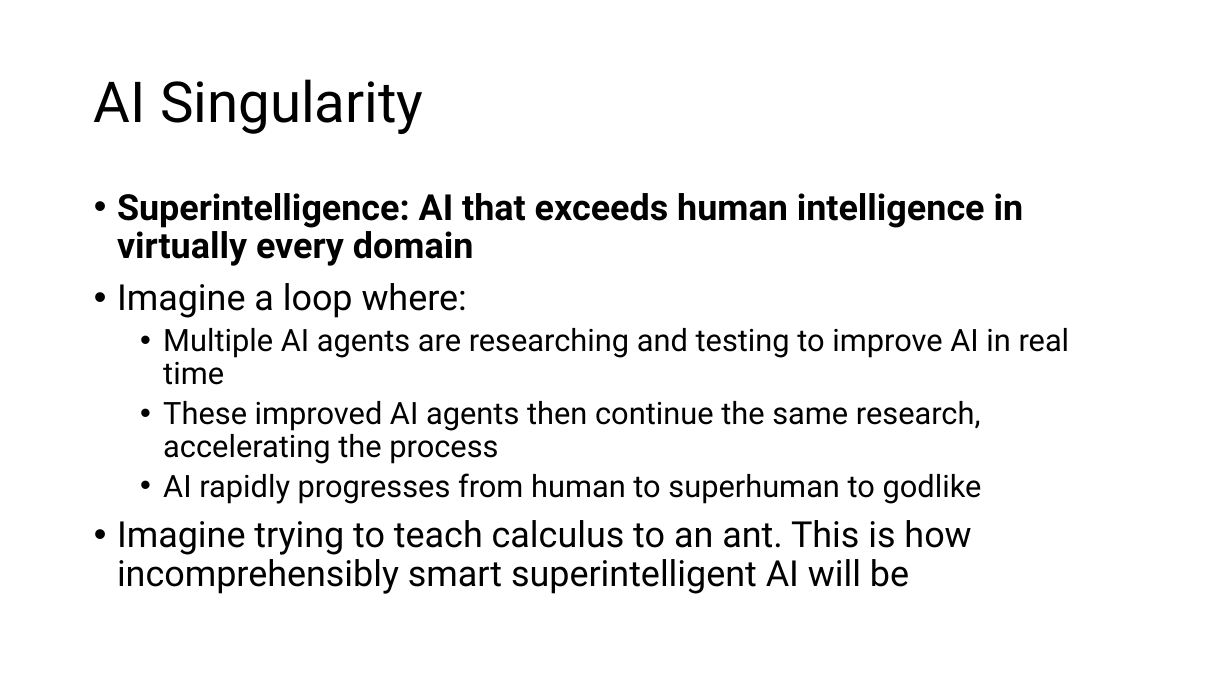
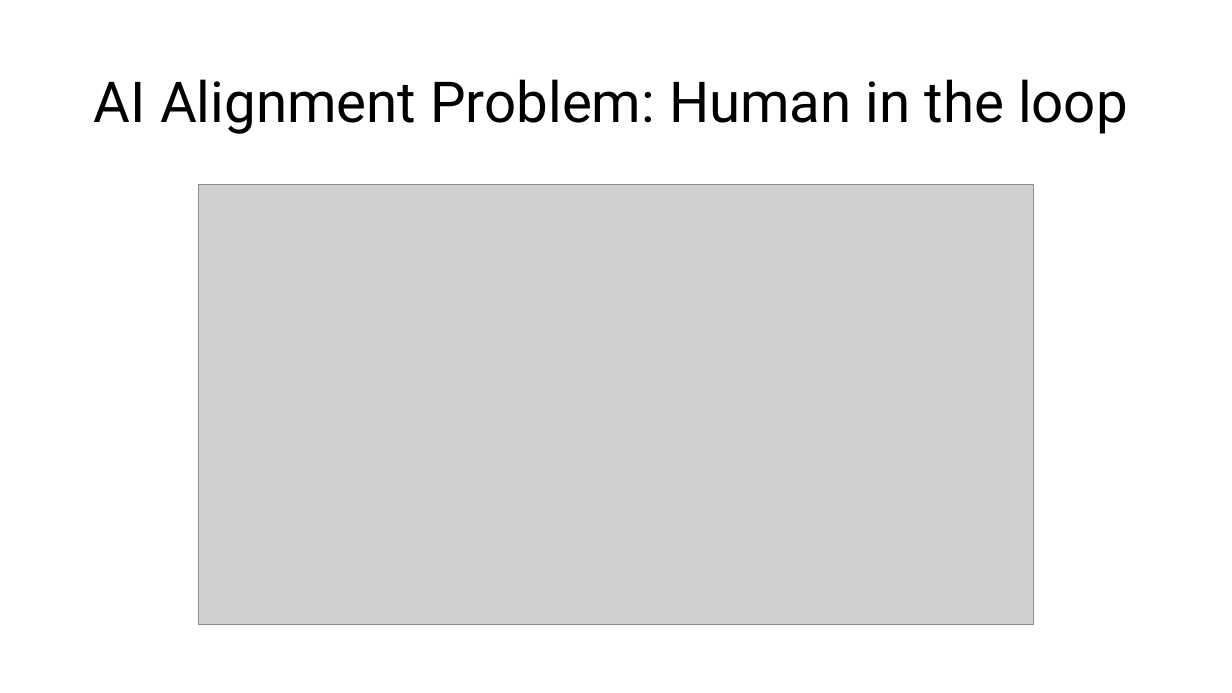
Before and after one commit to slostett/Intro_to_AI_in_Medicine_Course_Materials, a slide deck: slide 15 of Lecture Slides/Lec 15.pptx (slide 17 before the commit). Drawn at 1232x693 pixels with LibreOffice and Linux fonts; fonts in the diff are those of the drawing; grey boxes stand for pictures. Boxes give left, top, right and bottom in pixels: in the first picture for what was removed or moved away, otherwise in the second. Text is boxed around its words. In the diff, an @@ line names an element or a change of style, - is before the commit and + after.

```diff
--- a/Lecture Slides/Lec 15.pptx
+++ b/Lecture Slides/Lec 15.pptx
@@ title at [94, 79, 1128, 134]: text changed @@
-AI Singularity
+AI Alignment Problem: Human in the loop
@@ text removed at [117, 193, 1070, 594] @@
-• Superintelligence: AI that exceeds human intelligence in virtually every domain
-• Imagine a loop where:
-  • Multiple AI agents are researching and testing to improve AI in real time
-  • These improved AI agents then continue the same research, accelerating the process
-  • AI rapidly progresses from human to superhuman to godlike
-• Imagine trying to teach calculus to an ant. This is how incomprehensibly smart superintelligent AI will be
@@ picture added at [199, 185, 1034, 625] @@
```
Also in this commit, not shown: 2 other slides changed, 25 slides added, 21 slides removed, 33 other files.
